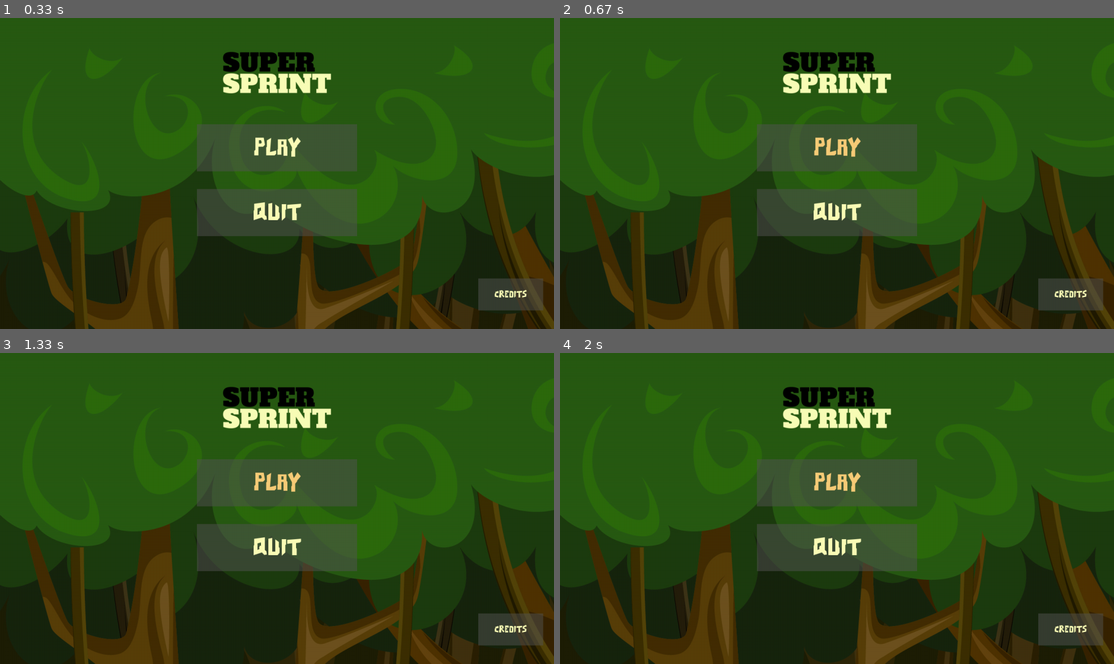
Above: before the commit, frames 1-4 (two rows, left to right).
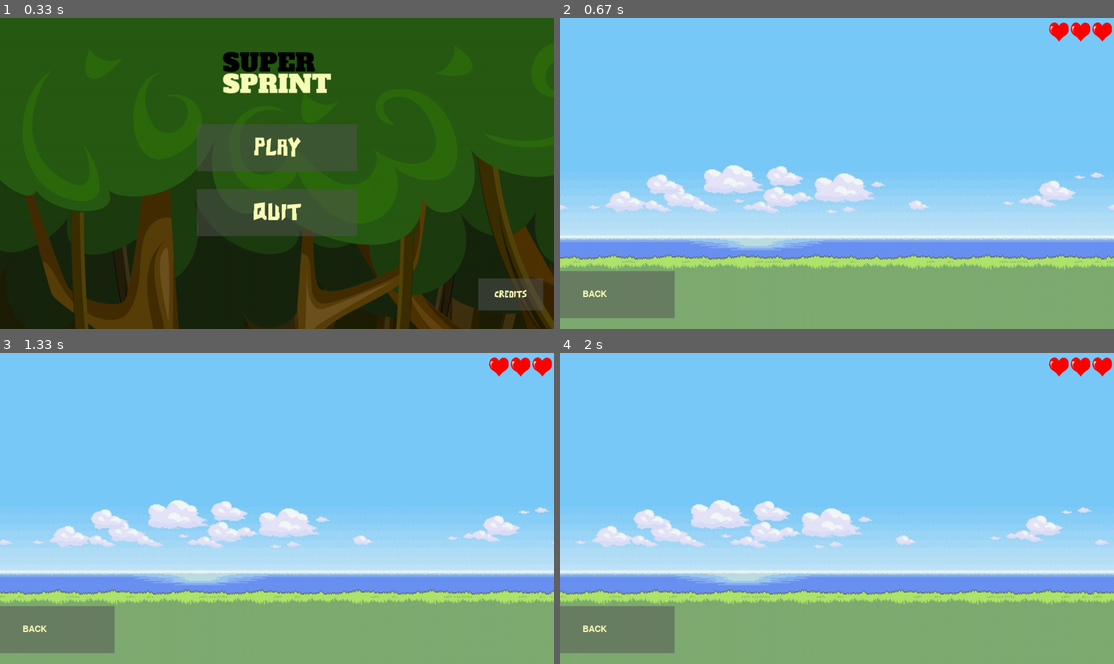
Above: after the commit, the same moments.

Repository: notAkkeri/SuperSprint
Game: pygame game, started from main.py
Two runs of this game, one before a commit and one after it. Both use one fixed random seed, a clock stepped at 60 frames per second and the inputs below.
Inputs (mouse positions are in pixels of both pictures, inside the frame that each line leads up to):
- Up to frame 1 (0.33 s): no input
- Up to frame 2 (0.67 s): click "PLAY" at 0.38 s
- Up to frame 3 (1.33 s): click (55, 629) at 0.72 s, where only the run after the commit has a clickable "BACK"; click "PLAY" at 1.22 s
- Up to frame 4 (2 s): no input

Frame 1 is identical in both runs. In frame 2, 100% of the frame differs, in the area x 0-100%, y 0-100%; in frame 3, 100%; in frame 4, 100%.

Commit message:
0.4 -> game engine
**Akkeri**
- Added game background (temp back button)
- Added lives

**Sha**
- New assets added (Objects and background)
- gameEngine commenting
- Background movement

Co-Authored-By: daScuderiaSha <129994114+daScuderiaSha@users.noreply.github.com>

Diff:
--- a/gameEngine.py
+++ b/gameEngine.py
@@ -0,0 +1,62 @@
+import pygame
+import sys
+from button import Button
+
+
+pygame.init()
+
+
+def get_font(size):
+    return pygame.font.Font("assets/font1.ttf", size)
+
+
+def get_heart_icon():
+    return pygame.image.load("assets/hearticon.png")
+
+# Function to display the game screen
+def displayGame(SCREEN):
+    game_screen = True
+
+    # healthy (lives)
+    heart_icon = pygame.transform.scale(get_heart_icon(), (45, 45))
+    lives = 3
+
+    #background
+    gameBG = pygame.image.load("assets/gameBG.png")
+    bg_x = 0  # Initial x-position of the background
+
+   # button variable
+    back_to_menu_button = Button(image=pygame.image.load("assets/rect.png"), pos=(80, 640),
+                                 text_input="BACK", font=get_font(30), base_color="#fbfdb7", hovering_color="#f8cd78")
+    # main loop
+    while game_screen:
+        SCREEN.fill((0, 0, 0))
+        pygame.display.set_caption("Super Sprint")
+
+        # draws & generates background
+            # works by constantly updating position of the background with each frame in the loop (gives the appearence of consitently moving)
+        bg_x -= 1  # Speed of background moving
+        if bg_x < -gameBG.get_width():
+            bg_x = 0
+        SCREEN.blit(gameBG, (bg_x, 0))
+        SCREEN.blit(gameBG, (bg_x + gameBG.get_width(), 0))
+
+        # Hearts display
+        for i in range(lives):
+            x = SCREEN.get_width() - 50 - (i * (heart_icon.get_width() + 5))
+            SCREEN.blit(heart_icon, (x, 10))
+
+        # menu button
+        back_to_menu_button.changeColor(pygame.mouse.get_pos())
+        back_to_menu_button.update(SCREEN)
+
+        # button activation check then goes back to menu
+        for event in pygame.event.get():
+            if event.type == pygame.QUIT:
+                game_screen = False
+                sys.exit()  #
+            if event.type == pygame.MOUSEBUTTONDOWN:
+                if back_to_menu_button.checkForInput(pygame.mouse.get_pos()):
+                    game_screen = False
+
+        pygame.display.update()
--- a/main.py
+++ b/main.py
@@ -2,7 +2,7 @@
 import sys
 from button import Button
 from credits import displayCredits  # imports credits
-#from gameEngine import displayGame # imports game
+from gameEngine import displayGame # imports game
 pygame.init()
 
 SCREEN = pygame.display.set_mode((1280, 720))
@@ -12,6 +12,7 @@
 
 def get_font(size):
     return pygame.font.Font("assets/font.ttf", size)
+
 # The main menu
 def mainMenu():
     while True:
@@ -50,8 +51,9 @@
                 pygame.quit()
                 sys.exit()
             if event.type == pygame.MOUSEBUTTONDOWN:
-                #if PLAY_BUTTON.checkForInput(MENU_MOUSE_POS):
-                 #   displayGameEngine(SCREEN)
+                if PLAY_BUTTON.checkForInput(MENU_MOUSE_POS):
+                    displayGame(SCREEN)
+                    pygame.display.set_caption("Menu")
                 if EXIT_BUTTON.checkForInput(MENU_MOUSE_POS):
                     pygame.quit()
                     sys.exit()
Binary file added: Assets/gameBG.png
Binary file added: Assets/objec1.png
Binary file added: Assets/objec2.png
Binary file added: Assets/object3.png
